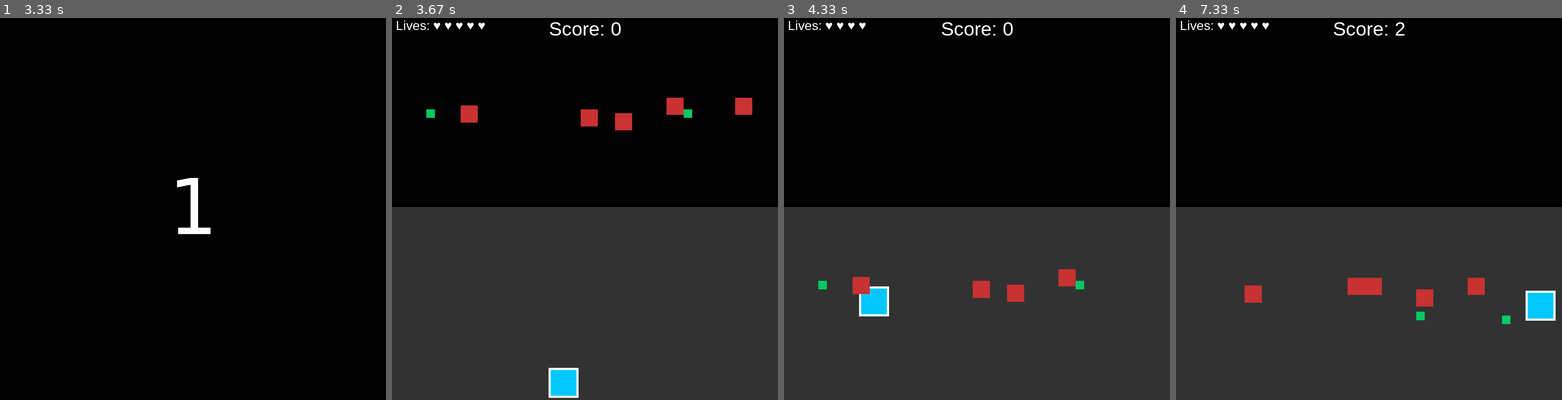
Above: before the commit, frames 1-4 (left to right).
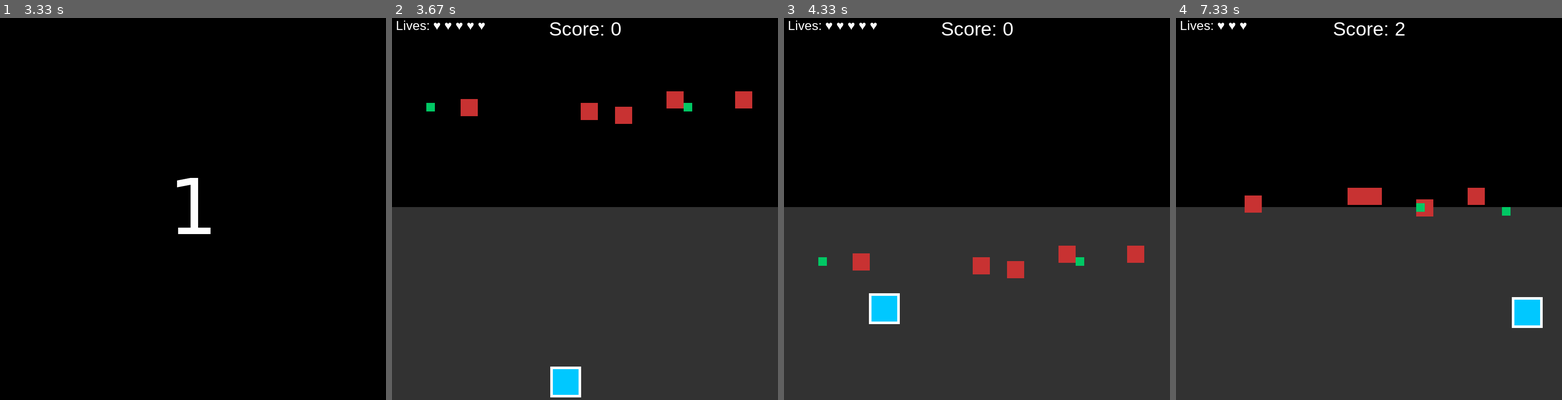
Above: after the commit, the same moments.

Repository: Tescodied/minigames
Game: pygame game, started from random project pygame.py
The game is run twice, just before and just after one commit, with the same random seed, the same clock (stepped at 60 frames per second) and the same inputs.
Inputs (mouse positions are in pixels of both pictures, inside the frame that each line leads up to):
- Up to frame 1 (3.33 s): click "Easy" at 0.38 s; click (100, 209) at 1.22 s; hold Down from 3.07 s (still down)
- Up to frame 2 (3.67 s): release Down at 3.53 s; hold Left from 3.57 s (still down)
- Up to frame 3 (4.33 s): release Left at 3.97 s; hold Up from 4 s (still down)
- Up to frame 4 (7.33 s): release Up at 4.37 s; hold Right 4.4-5.03 s; hold Down 5.07-5.43 s; hold Left 5.47-5.93 s; hold Right 5.97-6.43 s; hold Up 6.47-6.77 s; hold Right 6.8-7.27 s; hold Left from 7.3 s (still down)

Frame 1 is identical in both runs. In frame 2, 1.1% of the frame differs, in the area x 8-94%, y 19-100%; in frame 3, 2.7%; in frame 4, 3.0%, in the area x 17-99%, y 1-82%.

Commit message:
project pygame.py

Diff:
--- a/random project pygame.py
+++ b/random project pygame.py
@@ -10,8 +10,8 @@
 
 PLAYER_GAP = WIDTH // 10 #between bottom of screen and player
 PLAYER_WIDTH, PLAYER_HEIGHT = WIDTH // 15, HEIGHT // 15
-PLAYER_SPEED = 10
-PLAYER_OUTLINE = 5
+PLAYER_SPEED = WIDTH // 100
+PLAYER_OUTLINE = (PLAYER_WIDTH + PLAYER_HEIGHT) // 20
 PLAYER_COLOUR = (0, 200, 255)
 PLAYER_OUTLINE_COLOUR = (255, 255, 255)
 player_lives = 5
@@ -20,7 +20,7 @@
 ENEMY_WIDTH, ENEMY_HEIGHT = int(PLAYER_WIDTH // 1.5), int(PLAYER_HEIGHT // 1.5)
 ENEMY_SPAWN_HEIGHT_RANGES = (HEIGHT // 20, HEIGHT // 10)
 ENEMIES_COLOUR = (200, 50, 50)
-ENEMY_FALL_RATE = 10
+ENEMY_FALL_RATE = HEIGHT // 100
 ENEMY_PADDING = HEIGHT // 100
 
 BLACK =         (0,0,0)
